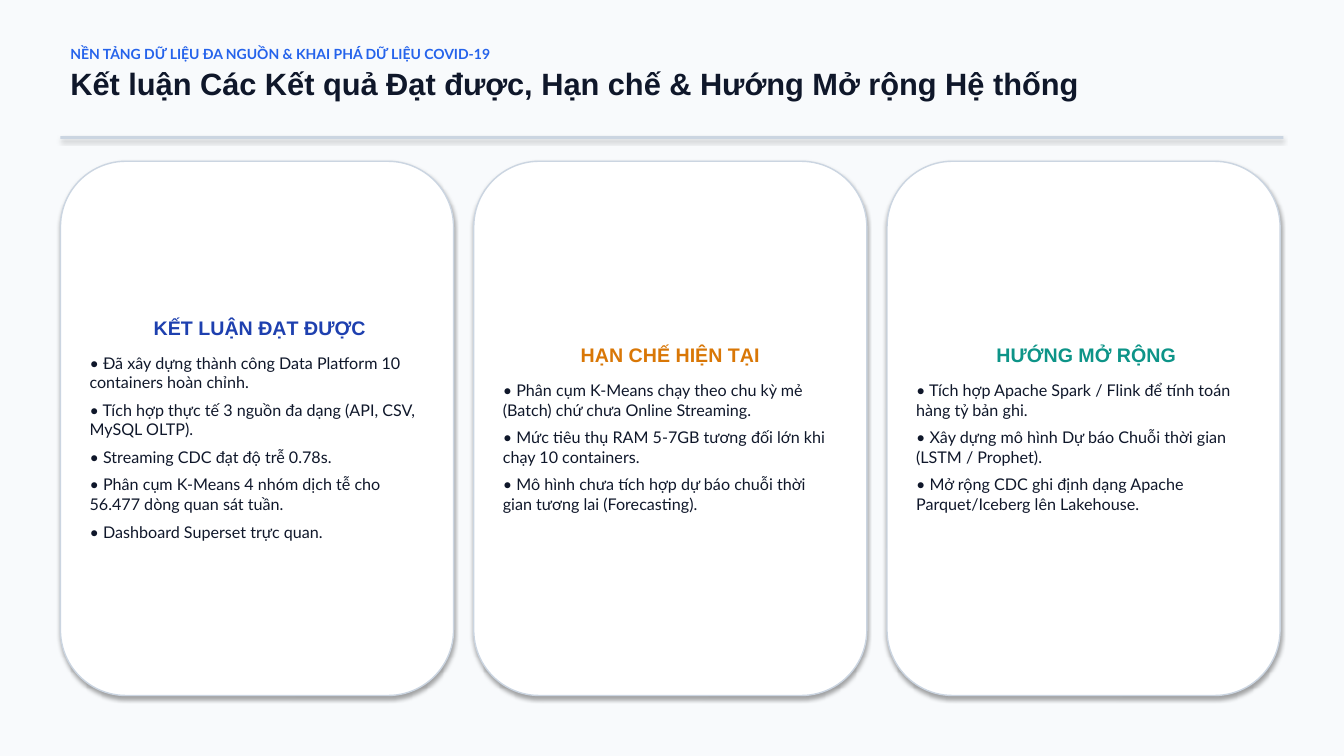
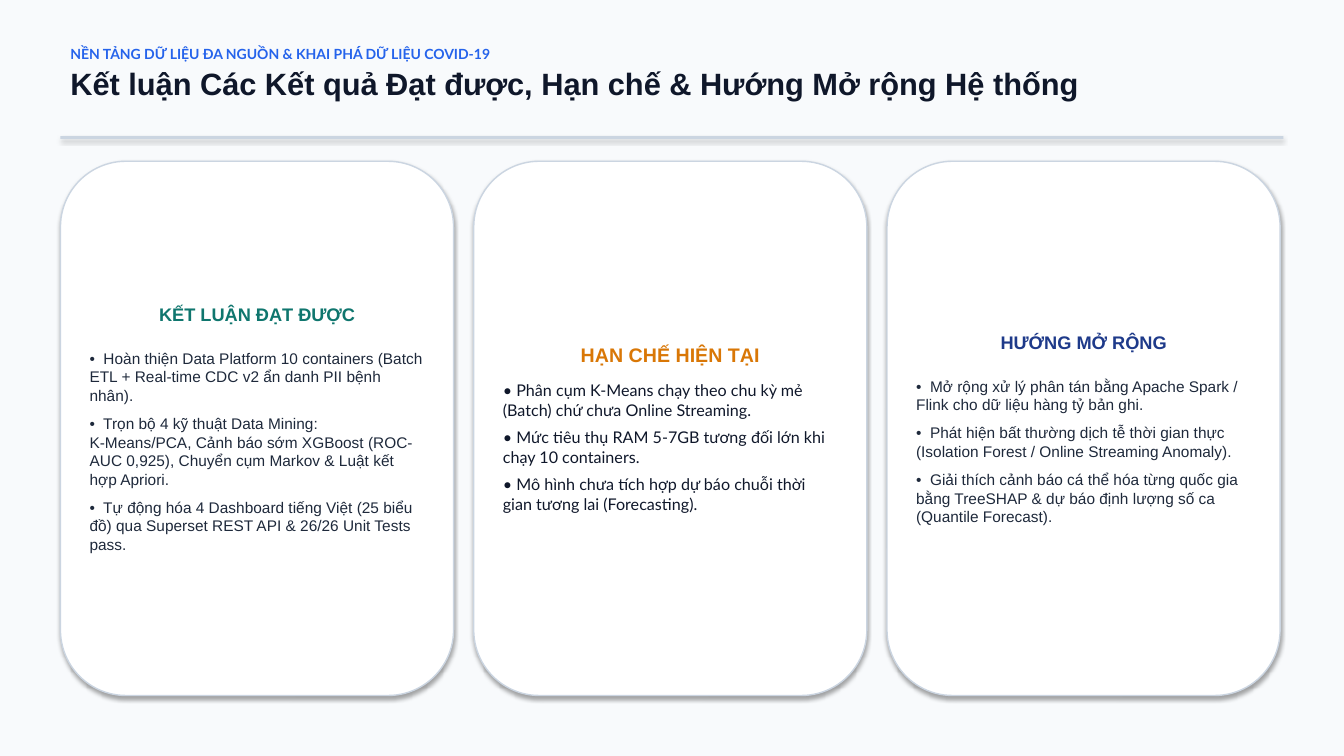
Before and after one commit to ninhduo263/global-health-data-platform, a slide deck: slide 21 of baocao/slide-datamining.pptx (slide 17 before the commit). Drawn at 1344x756 pixels with LibreOffice and Linux fonts; fonts in the diff are those of the drawing. Boxes give left, top, right and bottom in pixels: in the first picture for what was removed or moved away, otherwise in the second. Text is boxed around its words. In the diff, an @@ line names an element or a change of style, - is before the commit and + after.

Commit message:
docs(baocao): update baocao-datamining.docx and slide-datamining.pptx with all 4 Data Mining pillars

```diff
--- a/baocao/slide-datamining.pptx
+++ b/baocao/slide-datamining.pptx
@@ text in rounded rectangle at bbox=[159, 307, 355, 325]: size 14 to 13 pt, text colour #1E40AF to #0F766E in "KẾT LUẬN ĐẠT ĐƯỢC" @@
@@ text in rounded rectangle at bbox=[90, 352, 423, 553]: text changed; size 11.5 to 11 pt; font Lato to Arial; text colour #0F172A to #1E293B @@
-• Đã xây dựng thành công Data Platform 10 containers hoàn chỉnh.
-• Tích hợp thực tế 3 nguồn đa dạng (API, CSV, MySQL OLTP).
-• Streaming CDC đạt độ trễ 0.78s.
-• Phân cụm K-Means 4 nhóm dịch tễ cho 56.477 dòng quan sát tuần.
-• Dashboard Superset trực quan.
+• Hoàn thiện Data Platform 10 containers (Batch ETL + Real-time CDC v2 ẩn danh PII bệnh nhân).
+• Trọn bộ 4 kỹ thuật Data Mining: K-Means/PCA, Cảnh báo sớm XGBoost (ROC-AUC 0,925), Chuyển cụm Markov & Luật kết hợp Apriori.
+• Tự động hóa 4 Dashboard tiếng Việt (25 biểu đồ) qua Superset REST API & 26/26 Unit Tests pass.
@@ text in rounded rectangle at bbox=[1001, 335, 1167, 353]: size 14 to 13 pt, text colour #0D9488 to #1E3A8A in "HƯỚNG MỞ RỘNG" @@
@@ text in rounded rectangle at bbox=[916, 379, 1238, 526]: text changed; size 11.5 to 11 pt; font Lato to Arial; text colour #0F172A to #1E293B @@
-• Tích hợp Apache Spark / Flink để tính toán hàng tỷ bản ghi.
-• Xây dựng mô hình Dự báo Chuỗi thời gian (LSTM / Prophet).
-• Mở rộng CDC ghi định dạng Apache Parquet/Iceberg lên Lakehouse.
+• Mở rộng xử lý phân tán bằng Apache Spark / Flink cho dữ liệu hàng tỷ bản ghi.
+• Phát hiện bất thường dịch tễ thời gian thực (Isolation Forest / Online Streaming Anomaly).
+• Giải thích cảnh báo cá thể hóa từng quốc gia bằng TreeSHAP & dự báo định lượng số ca (Quantile Forecast).
```
Also in this commit, not shown: 1 other slide changed, 4 slides added, 2 other files.
